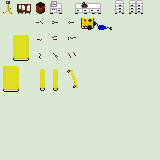
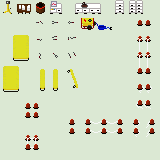
The second 160 × 160 image is a revision of the first. Changes to its layers:
painted on "assets" over bbox(25, 20, 155, 150)
